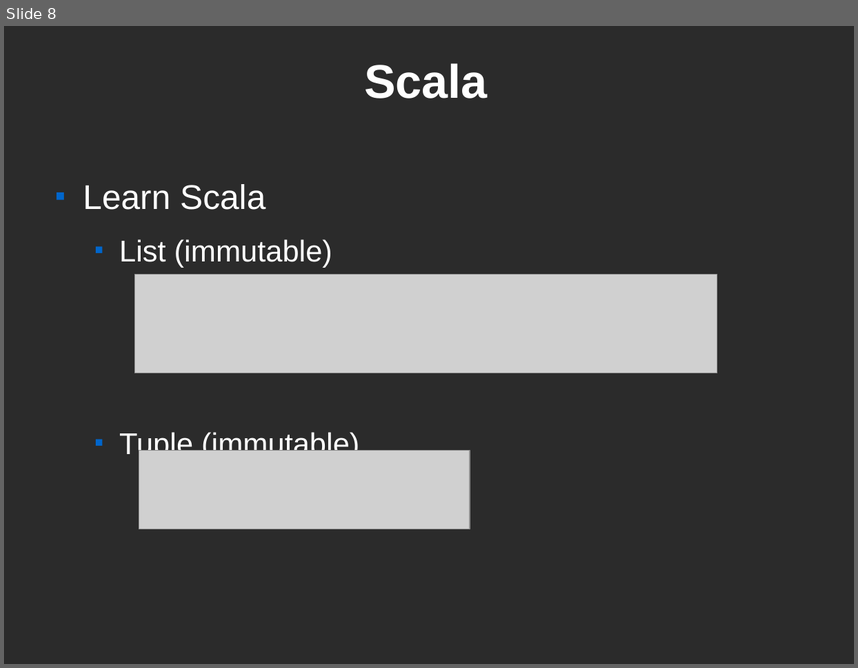
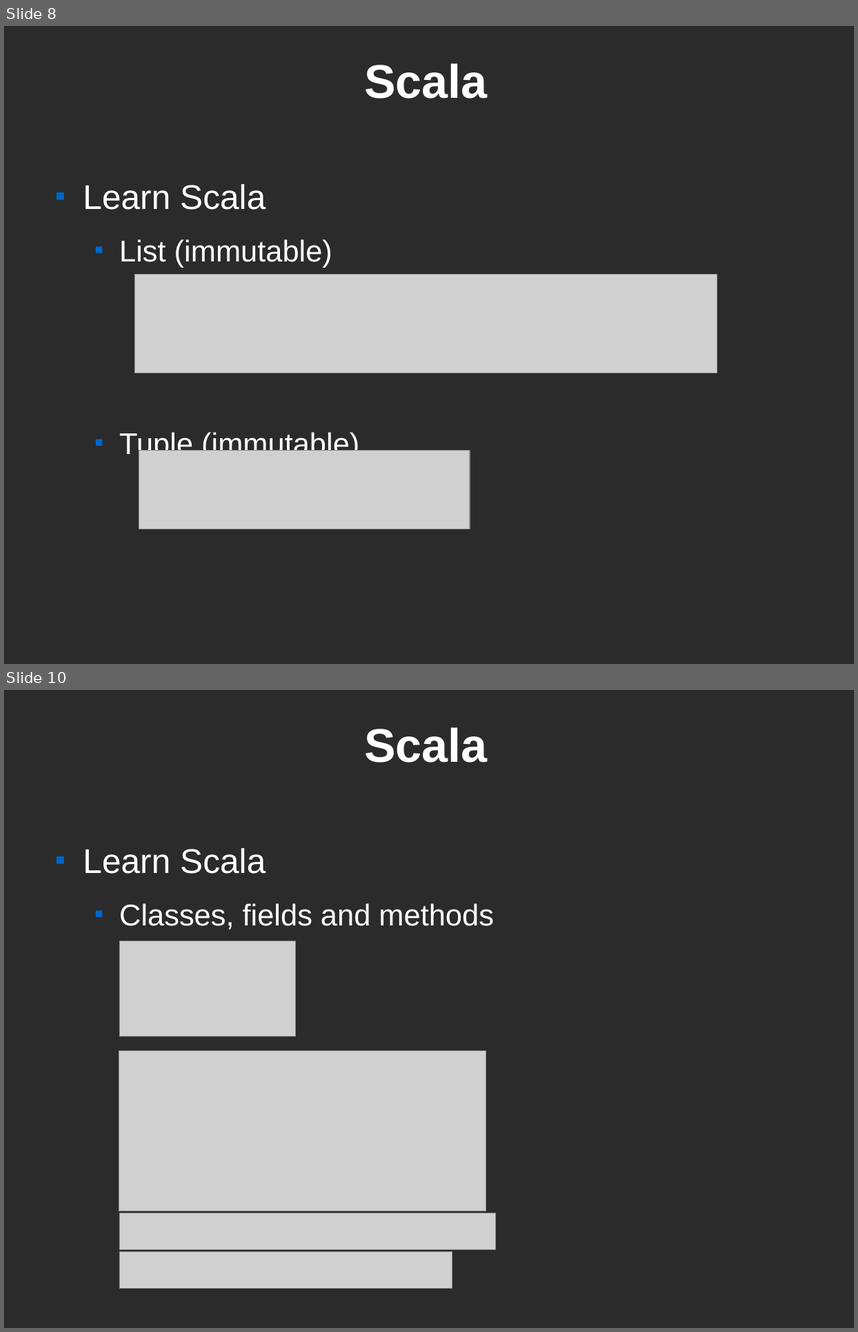
Before and after one commit to littlee1032/org-files, a slide deck: scala.odp. Shown one above the other, each under a label of ours: slide 8 before the commit, slides 8 and 10 after it; the slides between them are not shown. The pictures are 858x668 and 858x1332 pixels, drawn with LibreOffice and Linux fonts; fonts in the diff are those of the drawing; grey boxes stand for pictures; background and template pictures are left out; a plain dark background stands for a picture behind light text. Boxes give left, top, right and bottom in pixels: in the first picture for what was removed or moved away, otherwise in the second. Text is boxed around its words. In the diff, an @@ line names an element or a change of style, - is before the commit and + after.

Commit message:
scala.odp part 2

```diff
--- a/scala.odp
+++ b/scala.odp
@@ slide 10 added at [4, 690, 854, 1328], background picture (left out) @@
@@ title added at [364, 727, 487, 762], 44 pt, text #FFFFFF, bold @@
+Scala
@@ text added at [83, 848, 494, 929], 28 pt, text #FFFFFF @@
+■ Learn Scala
+  ■ Classes, fields and methods
@@ picture added at [120, 940, 296, 1036] @@
@@ picture added at [119, 1051, 486, 1211] @@
@@ picture added at [120, 1213, 495, 1250] @@
@@ picture added at [120, 1252, 452, 1288] @@
```
Also in this commit, not shown: 16 other slides added.
